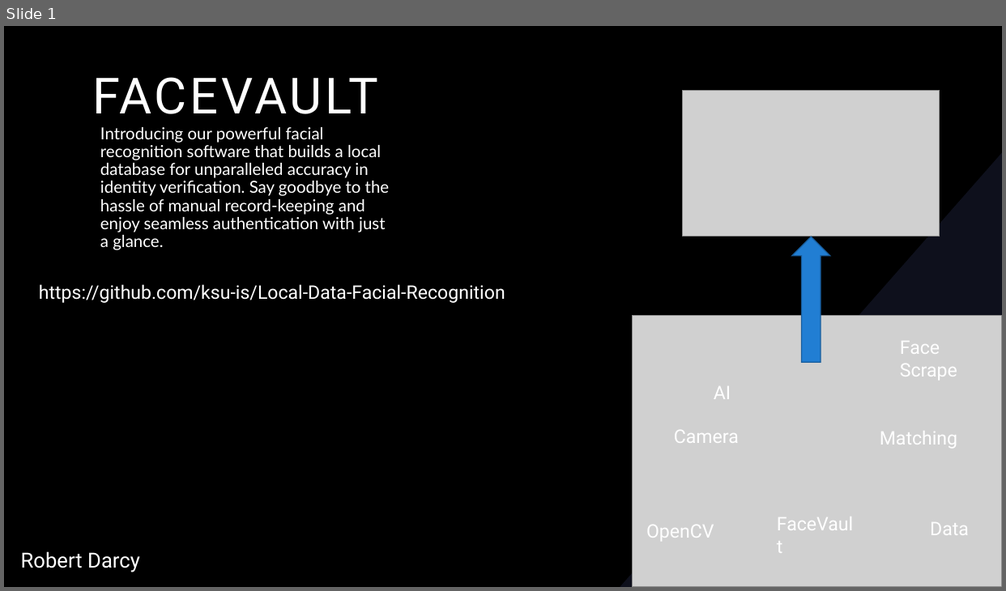
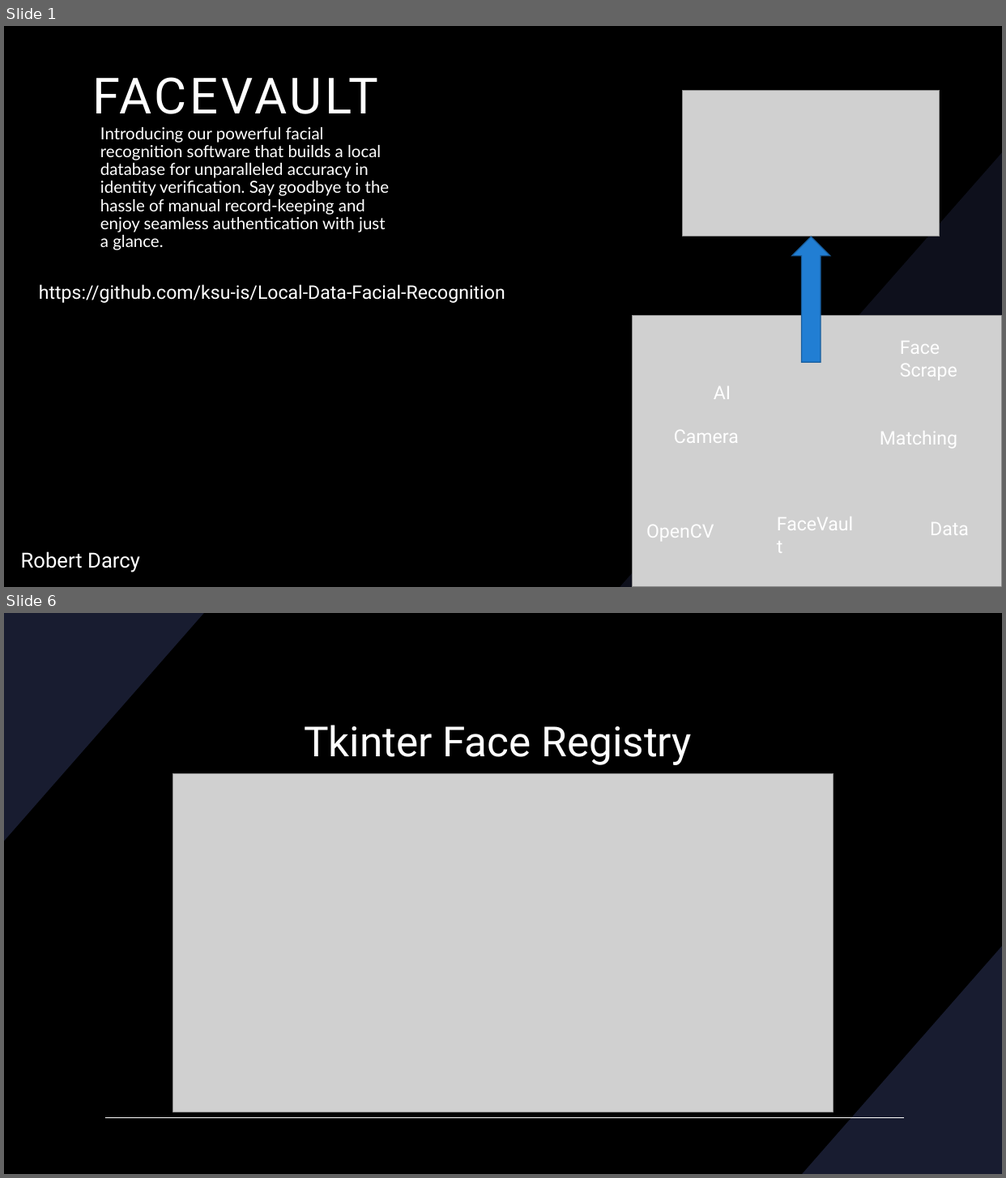
Before and after one commit to ksu-is/Local-Data-Facial-Recognition, a slide deck: FaceVault.pptx. Shown one above the other, each under a label of ours: slide 1 before the commit, slides 1 and 6 after it; the slides between them are not shown. The pictures are 1006x591 and 1006x1178 pixels, drawn with LibreOffice and Linux fonts; fonts in the diff are those of the drawing; grey boxes stand for pictures; background and template pictures are left out. Boxes give left, top, right and bottom in pixels: in the first picture for what was removed or moved away, otherwise in the second. Text is boxed around its words. In the diff, an @@ line names an element or a change of style, - is before the commit and + after.

```diff
--- a/FaceVault.pptx
+++ b/FaceVault.pptx
@@ slide 6 added at (4,613,1002,1174), background #000000 @@
@@ freeform shape added at (4,613,204,841), fill #181C30 @@
@@ title added at (304,725,692,765), 40 pt, text #FFFFFF @@
+Tkinter Face Registry
@@ picture added at (172,774,833,1112) @@
@@ freeform shape added at (802,946,1002,1174), fill #181C30 @@
@@ line added from (105, 1118) to (904, 1118), #FFFFFF 1 pt @@
```
Also in this commit, not shown: 8 other slides added.
